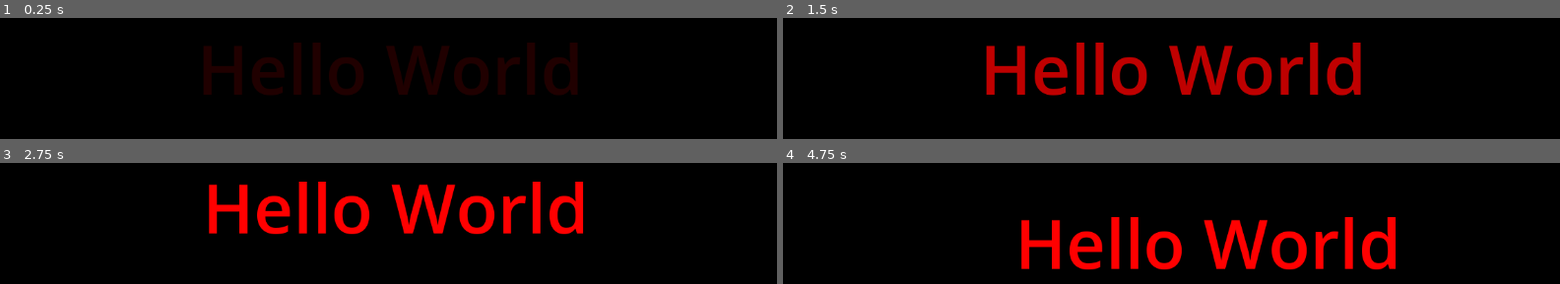
Above: before the commit, frames 1-4 (two rows, left to right).
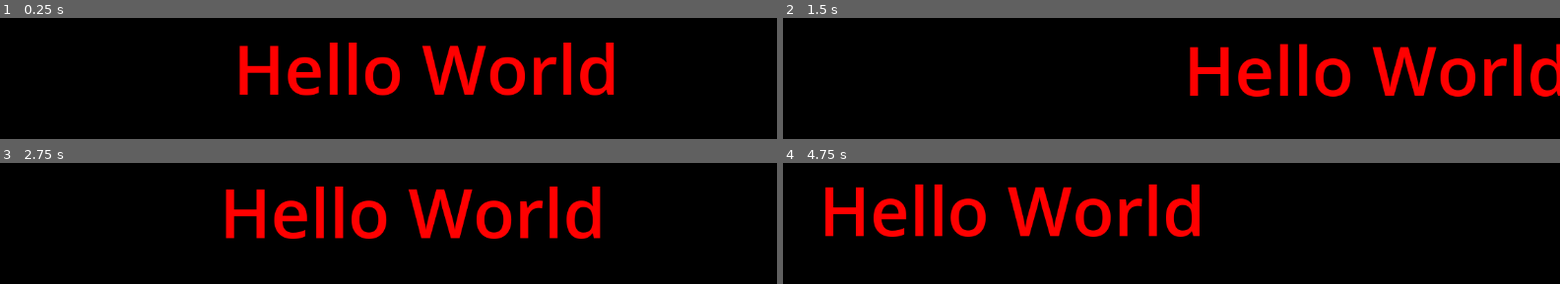
Above: after the commit, the same moments.

Repository: raindarle/Simple-Scene-with-a-moving-node-Darle-
Game: Godot game, scene res://main.tscn
Same seed, same stepped clock (60 frames per second), same inputs: the game is played once before the commit and once after it.
Inputs:
- Up to frame 1 (0.25 s): no input
- Up to frame 2 (1.5 s): no input
- Up to frame 3 (2.75 s): no input
- Up to frame 4 (4.75 s): no input

The runs differ from the first frame. In frame 1, 13% of the frame differs, in the area x 26-80%, y 20-65%; in frame 2, 14%; in frame 3, 11%; in frame 4, 16%, in the area x 5-79%, y 17-89%.

Commit message:
Add files via upload

Diff:
--- a/hello_world.gd
+++ b/hello_world.gd
@@ -1,14 +1,40 @@
 extends Label
 
-var fade_speed = 0.5
-var glitch_strength = 10
-var glitch_start_alpha = 0.85
+@export var speed: float = 210.0
+@export var shake_strength: float = 6.0
+@export var shake_duration: float = 0.1
+@export var right_limit: float = 600.0   # change based on window width
+@export var left_limit: float = 0.0
+
+var direction: int = 1
+var base_position: Vector2
+var shake_timer: float = 0.0
+
+func _ready():
+	base_position = position
 
 func _process(delta):
+	# --- Normal Movement ---
+	position.x += speed * direction * delta
 
-	if  modulate.a < 1:
-		modulate.a += fade_speed * delta
-		modulate.a = clamp(modulate.a, 0, 1)
+	# --- Edge Collision ---
+	if position.x > right_limit:
+		direction = -1
+		start_shake()
+	elif position.x < left_limit:
+		direction = 1
+		start_shake()
+
+	# --- Shake Effect ---
+	if shake_timer > 0.0:
+		shake_timer -= delta
+		var offset = Vector2(
+			randf_range(-shake_strength, shake_strength),
+			randf_range(-shake_strength, shake_strength)
+		)
+		position = base_position + offset
 	else:
-		position.x += randf_range(-glitch_strength, glitch_strength)
-		position.y += randf_range(-glitch_strength, glitch_strength)
+		base_position = position  # update resting position
+
+func start_shake():
+	shake_timer = shake_duration
--- a/main.tscn
+++ b/main.tscn
@@ -5,7 +5,7 @@
 [node name="Main" type="Node2D"]
 
 [node name="HelloWorld" type="Label" parent="."]
-modulate = Color(1.0015246, 1.0015246, 1.0015246, 0)
+modulate = Color(1.0015246, 1.0015246, 1.0015246, 1)
 offset_left = 303.0
 offset_top = 242.0
 offset_right = 868.0
